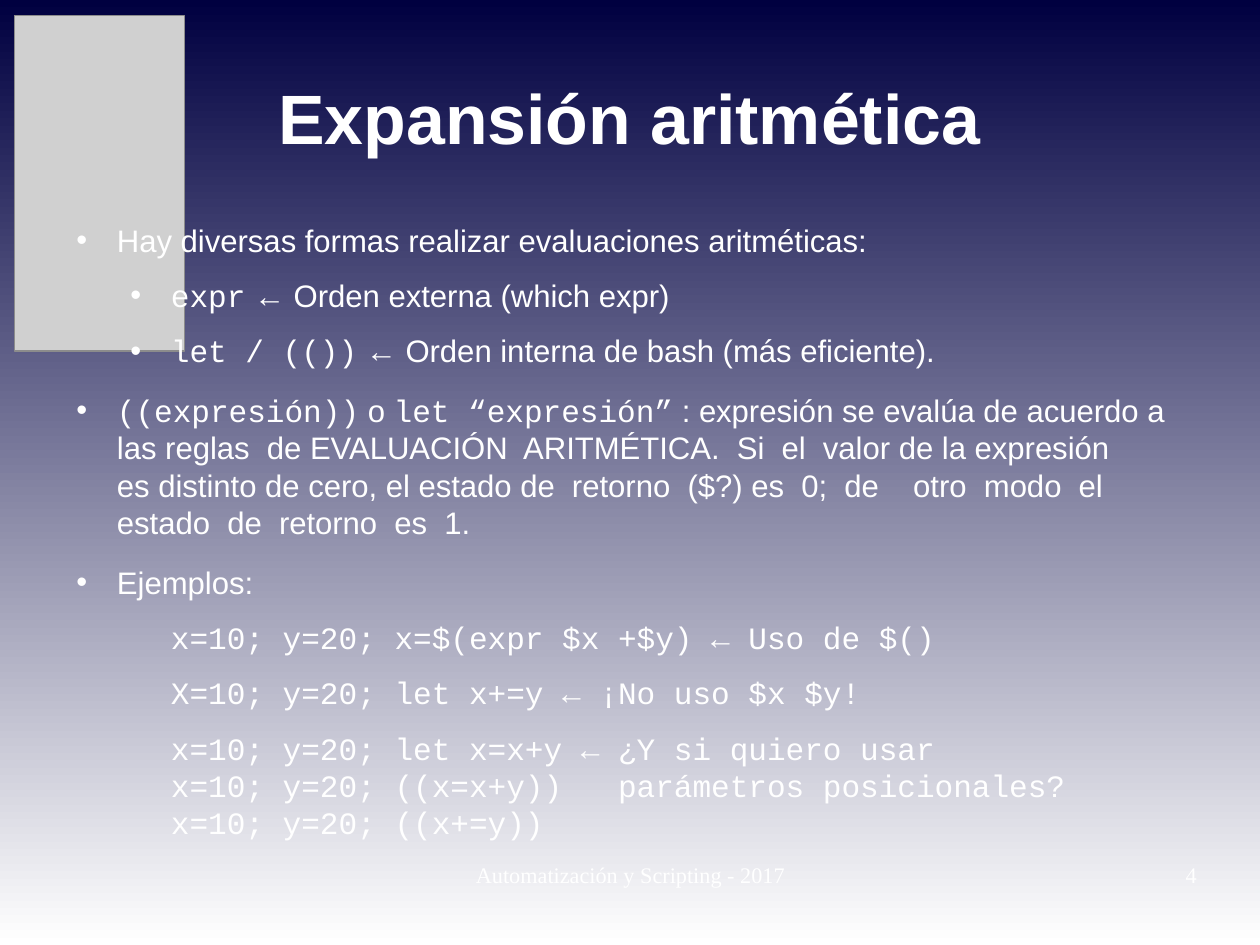
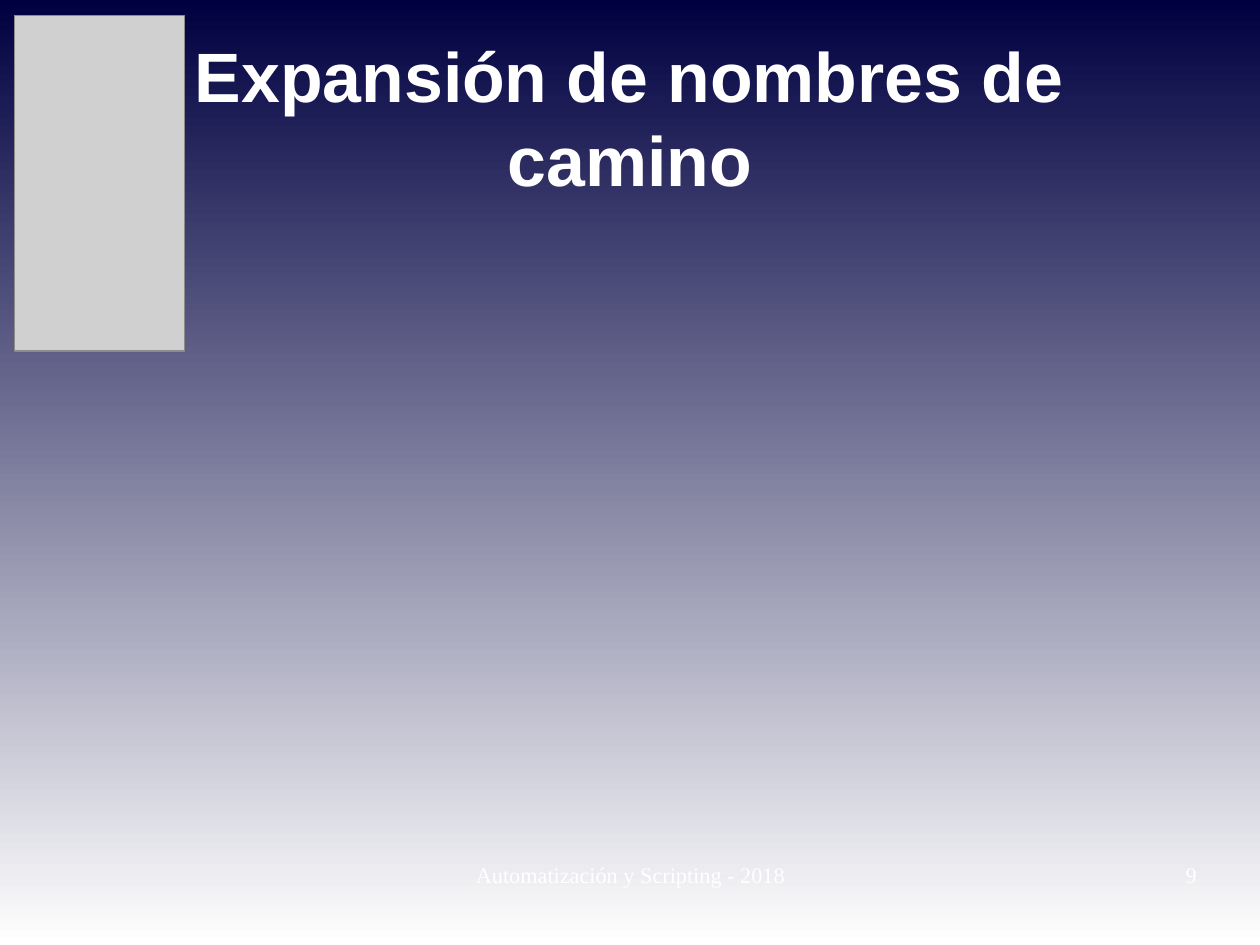
Before and after one commit to niniadcobre/-AutoyScripting, a slide deck: slide 9 of clases/AYS_clase05.odp (slide 4 before the commit). Drawn at 1260x945 pixels with LibreOffice and Linux fonts; fonts in the diff are those of the drawing; grey boxes stand for pictures. Boxes give left, top, right and bottom in pixels: in the first picture for what was removed or moved away, otherwise in the second. Text is boxed around its words. In the diff, an @@ line names an element or a change of style, - is before the commit and + after.

```diff
--- a/clases/AYS_clase05.odp
+++ b/clases/AYS_clase05.odp
@@ title at [195,50,1063,187]: text changed @@
-Expansión aritmética
+Expansión de nombres de camino
@@ text removed at [117,227,1164,807] @@
-• Hay diversas formas realizar evaluaciones aritméticas:
-  • expr ← Orden externa (which expr)
-  • let / (()) ← Orden interna de bash (más eficiente).
-• ((expresión)) o let “expresión” : expresión se evalúa de acuerdo a las reglas de EVALUACIÓN ARITMÉTICA. Si el valor de la expresión
-  es distinto de cero, el estado de retorno ($?) es 0; de otro modo el estado de retorno es 1.
-• Ejemplos:
-  x=10; y=20; x=$(expr $x +$y) ← Uso de $()
-  X=10; y=20; let x+=y ← ¡No uso $x $y!
-  x=10; y=20; let x=x+y ← ¿Y si quiero usar
-  x=10; y=20; ((x=x+y)) parámetros posicionales?
-  x=10; y=20; ((x+=y))
```
Also in this commit, not shown: 4 other slides changed, 5 slides added, 3 slides removed, 8 other files.
